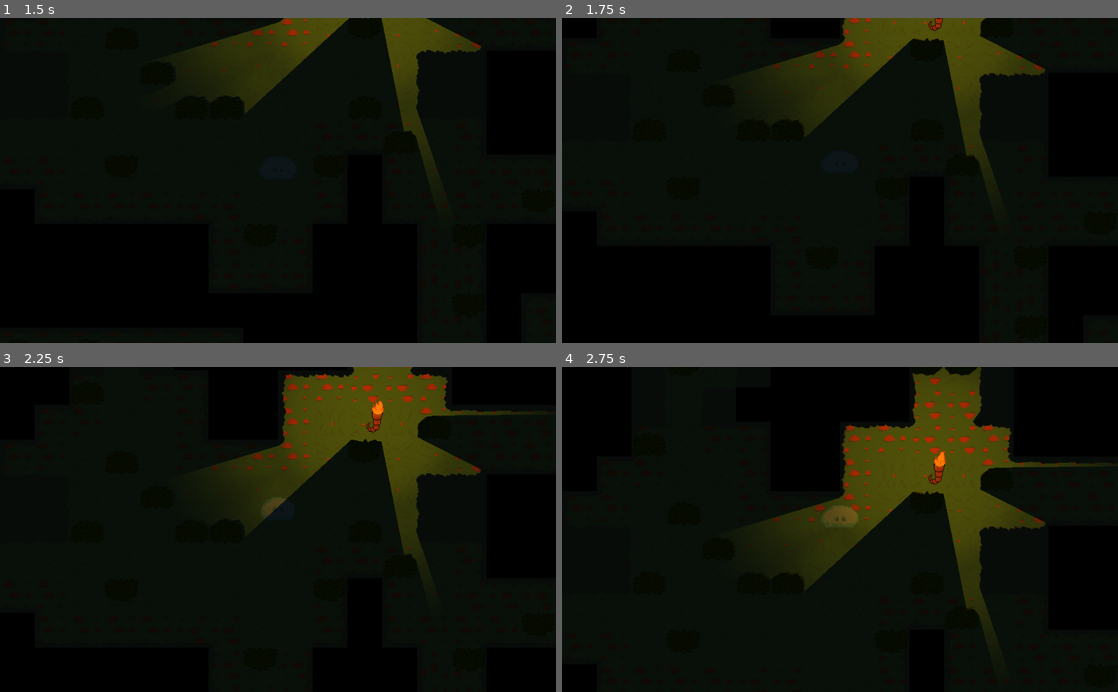
Above: before the commit, frames 1-4 (two rows, left to right).
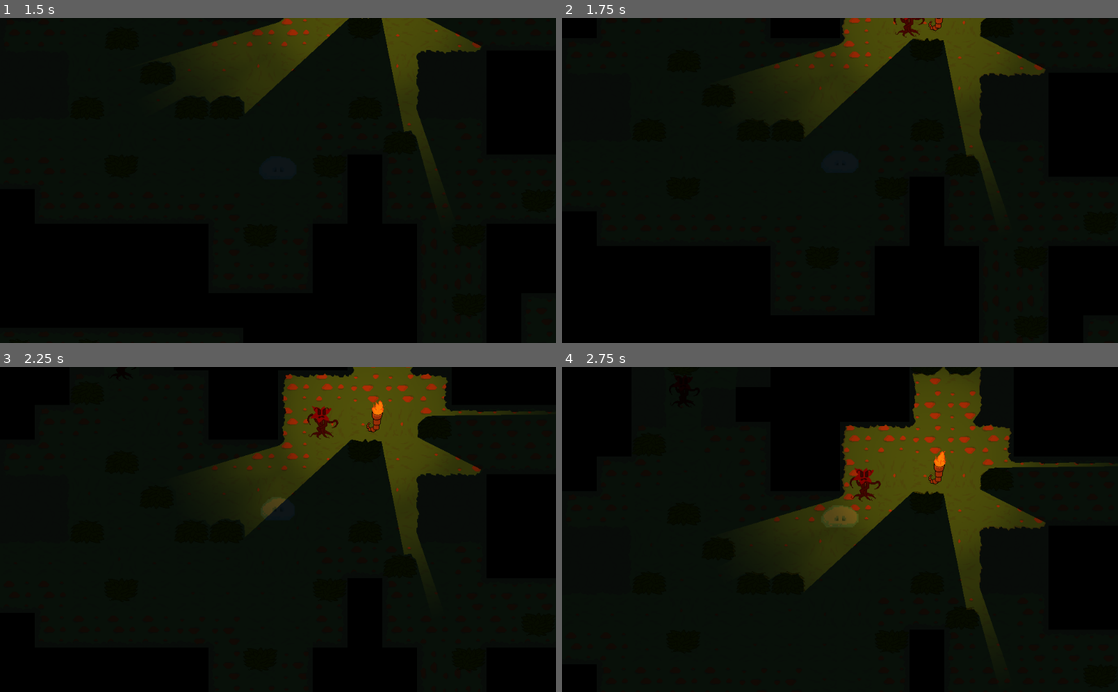
Above: after the commit, the same moments.

Repository: artis-krams/ggj21-lost-slime
Game: Godot game, scene res://MainMenu.tscn
Same seed, same stepped clock (60 frames per second), same inputs: the game is played once before the commit and once after it. Sound files missing from this copy of the repository are replaced by a short silence.
Inputs:
- Up to frame 1 (1.5 s): click "START" at 0.5 s; tap Enter at 1.25 s; hold W (up) from 1.28 s (still down)
- Up to frame 2 (1.75 s): keep holding W (up)
- Up to frame 3 (2.25 s): keep holding W (up)
- Up to frame 4 (2.75 s): keep holding W (up)

Frame 1 is identical in both runs. In frame 2, 0.1% of the frame differs, in the area x 59-66%, y 0-6%; in frame 3, 0.3%, in the area x 55-61%, y 11-23%; in frame 4, 0.3%.

Commit message:
more mobs more danger

Diff:
--- /dev/null
+++ b/EnemyFlower.tscn
@@ -0,0 +1,46 @@
+[gd_scene load_steps=11 format=2]
+
+[ext_resource path="res://art/pukite/1.png" type="Texture" id=1]
+[ext_resource path="res://art/pukite/2.png" type="Texture" id=2]
+[ext_resource path="res://art/pukite/3.png" type="Texture" id=3]
+[ext_resource path="res://art/pukite/6.png" type="Texture" id=4]
+[ext_resource path="res://art/pukite/5.png" type="Texture" id=5]
+[ext_resource path="res://art/pukite/4.png" type="Texture" id=6]
+[ext_resource path="res://Enemy.gd" type="Script" id=7]
+
+[sub_resource type="SpriteFrames" id=1]
+animations = [ {
+"frames": [ ExtResource( 1 ), ExtResource( 2 ), ExtResource( 3 ), ExtResource( 6 ), ExtResource( 5 ), ExtResource( 4 ) ],
+"loop": true,
+"name": "default",
+"speed": 5.0
+} ]
+
+[sub_resource type="CircleShape2D" id=2]
+radius = 34.3262
+
+[sub_resource type="CircleShape2D" id=3]
+radius = 222.332
+
+[node name="Enemy" type="Area2D"]
+collision_layer = 4
+script = ExtResource( 7 )
+
+[node name="AnimatedSprite" type="AnimatedSprite" parent="."]
+modulate = Color( 0.776471, 0.0941176, 0.0941176, 1 )
+frames = SubResource( 1 )
+frame = 2
+playing = true
+
+[node name="CollisionShape2D" type="CollisionShape2D" parent="."]
+position = Vector2( -0.187294, 6.18052 )
+shape = SubResource( 2 )
+
+[node name="SightRangeArea2D" type="Area2D" parent="."]
+collision_layer = 4
+
+[node name="CollisionShape2D" type="CollisionShape2D" parent="SightRangeArea2D"]
+shape = SubResource( 3 )
+[connection signal="body_entered" from="." to="." method="_on_Enemy_body_entered"]
+[connection signal="body_entered" from="SightRangeArea2D" to="." method="_on_SightRangeArea2D_body_entered"]
+[connection signal="body_exited" from="SightRangeArea2D" to="." method="_on_SightRangeArea2D_body_exited"]
--- a/EnemyNavigation.gd
+++ b/EnemyNavigation.gd
@@ -3,14 +3,23 @@
 export(float) var character_speed = 100.0
 var path = []
 var mob = preload("res://Enemy.tscn")
+var mob2 = preload("res://EnemyFlower.tscn")
 var spawnPosition = Vector2()
 onready var character = $Enemy
 
 func _ready():
 	var routePoints = get_node("Level/RoutePoints").get_children()
 
-	var m = mob.instance()
-	add_child(m)
-	m.position = routePoints[0].position
-	m.nav = self
-	m.setRoute(routePoints)
+	for n in range(10):
+		var m = mob.instance()
+		add_child(m)
+		m.position = routePoints[n].position
+		m.nav = self
+		m.setRoute(routePoints)
+
+	for n in range(10):
+		var m = mob2.instance()
+		add_child(m)
+		m.position = routePoints[10 + n].position
+		m.nav = self
+		m.setRoute(routePoints)
--- a/FirstLevel.tscn
+++ b/FirstLevel.tscn
@@ -82,6 +82,57 @@
 [node name="RoutePoint" type="Position2D" parent="RoutePoints"]
 position = Vector2( -678.735, -420.967 )
 
+[node name="RoutePoint5" type="Position2D" parent="RoutePoints"]
+position = Vector2( -1139.55, -864.96 )
+
+[node name="RoutePoint6" type="Position2D" parent="RoutePoints"]
+position = Vector2( -1849.26, 547.746 )
+
+[node name="RoutePoint7" type="Position2D" parent="RoutePoints"]
+position = Vector2( -1119.36, 1365.1 )
+
+[node name="RoutePoint8" type="Position2D" parent="RoutePoints"]
+position = Vector2( 115.071, 1408.82 )
+
+[node name="RoutePoint9" type="Position2D" parent="RoutePoints"]
+position = Vector2( 1009.79, 1577 )
+
+[node name="RoutePoint10" type="Position2D" parent="RoutePoints"]
+position = Vector2( 1016.51, 1035.47 )
+
+[node name="RoutePoint11" type="Position2D" parent="RoutePoints"]
+position = Vector2( 2341.77, 308.931 )
+
+[node name="RoutePoint12" type="Position2D" parent="RoutePoints"]
+position = Vector2( 1443.69, -185.516 )
+
+[node name="RoutePoint13" type="Position2D" parent="RoutePoints"]
+position = Vector2( 464.885, -831.324 )
+
+[node name="RoutePoint14" type="Position2D" parent="RoutePoints"]
+position = Vector2( -1647.45, -202.334 )
+
+[node name="RoutePoint15" type="Position2D" parent="RoutePoints"]
+position = Vector2( -1701.26, 231.569 )
+
+[node name="RoutePoint16" type="Position2D" parent="RoutePoints"]
+position = Vector2( -638.372, 393.021 )
+
+[node name="RoutePoint17" type="Position2D" parent="RoutePoints"]
+position = Vector2( 374.068, 638.563 )
+
+[node name="RoutePoint18" type="Position2D" parent="RoutePoints"]
+position = Vector2( -238.105, -336.877 )
+
+[node name="RoutePoint19" type="Position2D" parent="RoutePoints"]
+position = Vector2( -998.275, 793.288 )
+
+[node name="RoutePoint20" type="Position2D" parent="RoutePoints"]
+position = Vector2( 1009.79, -283.06 )
+
+[node name="RoutePoint21" type="Position2D" parent="RoutePoints"]
+position = Vector2( 474.975, 1207.01 )
+
 [node name="RoutePoint2" type="Position2D" parent="RoutePoints"]
 position = Vector2( 294.899, 950.493 )
 
